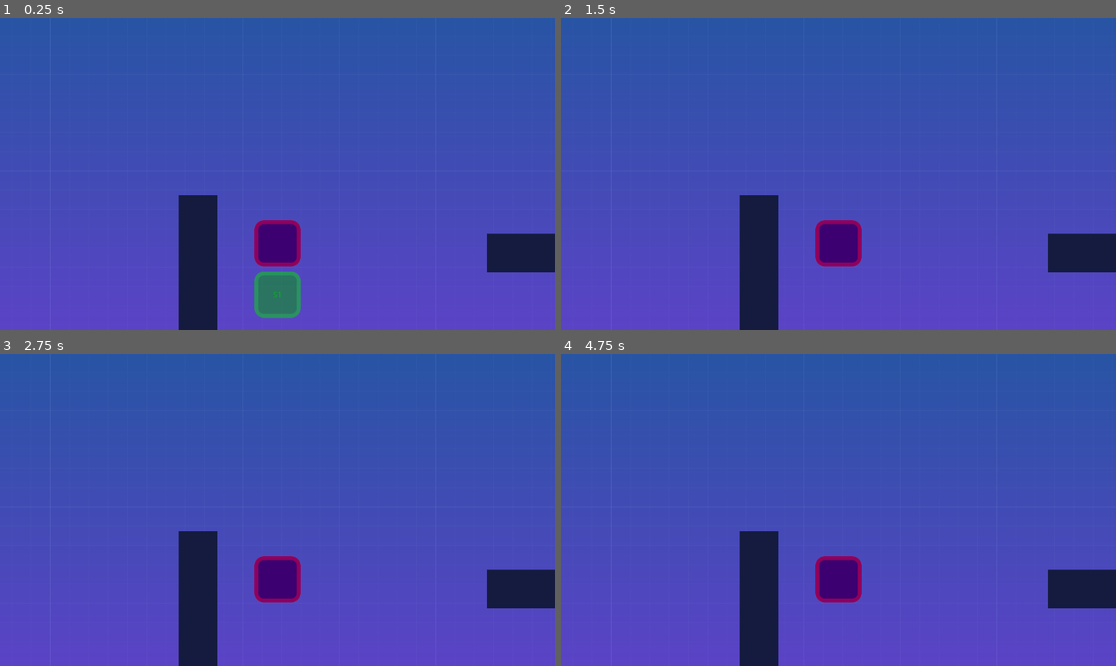
Above: before the commit, frames 1-4 (two rows, left to right).
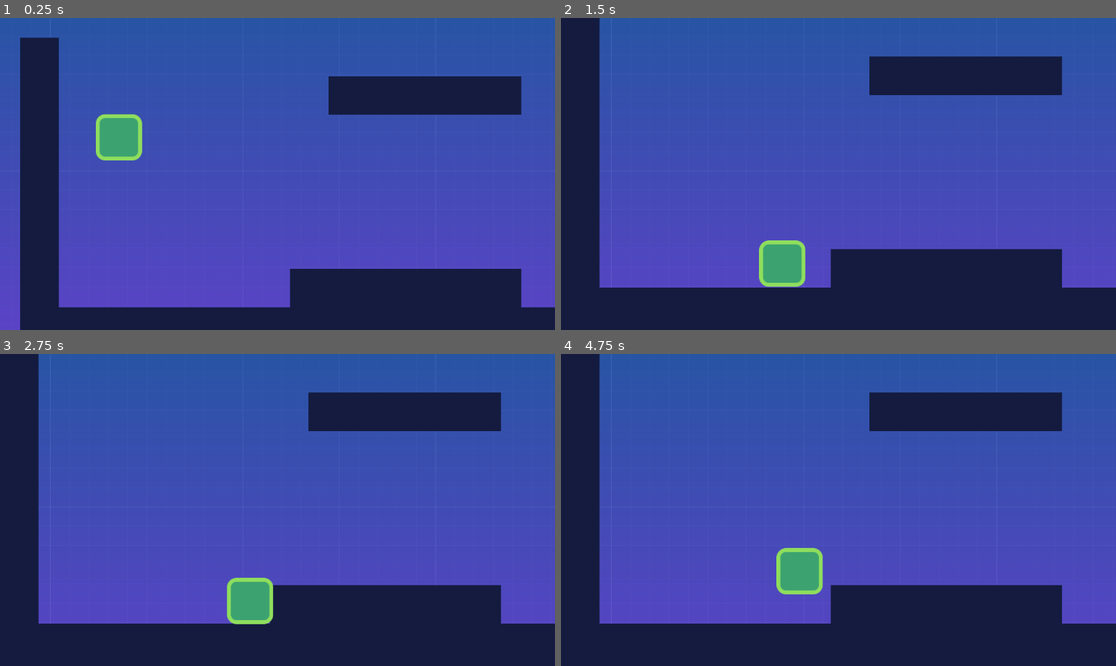
Above: after the commit, the same moments.

Repository: anatolbogun/godot-smoother-node-test-scene
Game: Godot game, scene res://src/Levels/level_template.tscn
The game is run twice, just before and just after one commit, with the same random seed, the same clock (stepped at 60 frames per second) and the same inputs.
Inputs:
- Up to frame 1 (0.25 s): no input
- Up to frame 2 (1.5 s): hold D (move_right) from 0.53 s (still down); tap A (jump) at 0.77 s
- Up to frame 3 (2.75 s): tap A (jump) at 1.52 s; release D (move_right) at 2.03 s
- Up to frame 4 (4.75 s): tap Enter at 2.75 s; hold D (move_right) 2.78-4.28 s; tap A (jump) at 3.02, 3.77, 4.52 s

The runs differ from the first frame. In frame 1, 29% of the frame differs, in the area x 3-100%, y 6-100%; in frame 2, 33%; in frame 3, 33%; in frame 4, 33%, in the area x 0-100%, y 0-100%.
Error after the commit: Trying to assign an array of type "Array" to a variable of type "Array[Node]". (res://src/Levels/smoother.gd:122)

Commit message:
added license, better test setup

Diff:
--- a/src/Levels/level_template.gd
+++ b/src/Levels/level_template.gd
@@ -1,4 +1,4 @@
 extends Node2D
 
 func _ready() -> void:
-	$"NestedTest/Player/Camera2D".limit_right = $TileMap.get_used_rect().end.x * $TileMap.tile_set.tile_size.x
+	$"Player/Camera2D".limit_right = $TileMap.get_used_rect().end.x * $TileMap.tile_set.tile_size.x
--- a/src/Levels/level_template.tscn
+++ b/src/Levels/level_template.tscn
@@ -6,7 +6,6 @@
 [ext_resource type="PackedScene" uid="uid://faaiosn2r65a" path="res://src/Actors/player.tscn" id="2_m8x0h"]
 [ext_resource type="Texture2D" uid="uid://5j6rkt2kpjvg" path="res://assets/background.png" id="2_tevx5"]
 [ext_resource type="PackedScene" uid="uid://dh2f15aydng55" path="res://src/Actors/enemy.tscn" id="3_ehuom"]
-[ext_resource type="Script" path="res://src/Levels/smoother2.gd" id="3_jlqfd"]
 
 [sub_resource type="TileSetAtlasSource" id="TileSetAtlasSource_m7mx0"]
 texture = ExtResource("1_7183e")
@@ -39,14 +38,7 @@
 script = ExtResource("1_jn24k")
 
 [node name="Smoother" type="Node" parent="."]
-process_mode = 4
 script = ExtResource("2_8i7dr")
-
-[node name="Smoother2" type="Node" parent="."]
-process_mode = 4
-script = ExtResource("3_jlqfd")
-recursive = false
-includes = [NodePath("../NestedTest/S2")]
 
 [node name="CanvasLayer" type="CanvasLayer" parent="."]
 layer = -1
@@ -64,37 +56,13 @@
 format = 2
 layer_0/tile_data = PackedInt32Array(0, 2, 0, 65536, 2, 0, 131072, 2, 0, 196608, 2, 0, 262144, 2, 0, 327680, 2, 0, 3932 …(2295 unchanged characters)…
 
-[node name="NestedTest" type="Node" parent="."]
-
-[node name="Player" parent="NestedTest" instance=ExtResource("2_m8x0h")]
-process_mode = 4
+[node name="Player" parent="." instance=ExtResource("2_m8x0h")]
 position = Vector2(205, 148)
 safe_margin = 3.0
 
-[node name="S1" parent="NestedTest" instance=ExtResource("2_m8x0h")]
-modulate = Color(0, 1, 0, 0.501961)
-position = Vector2(205, 148)
-safe_margin = 3.0
+[node name="NestedTest" type="Node" parent="."]
 
-[node name="SmootherCopy" type="Node" parent="NestedTest/S1"]
-process_mode = 4
-script = ExtResource("2_8i7dr")
-recursive = false
-
-[node name="S2" parent="NestedTest" instance=ExtResource("2_m8x0h")]
-process_mode = 4
-modulate = Color(1, 0, 1, 0.501961)
-position = Vector2(205, 148)
-safe_margin = 3.0
-
-[node name="LS" parent="NestedTest" instance=ExtResource("2_m8x0h")]
-process_mode = 4
-modulate = Color(1, 0, 1, 1)
-position = Vector2(205, 148)
-safe_margin = 3.0
-local_smoothed = true
-
-[node name="Enemy" parent="NestedTest" instance=ExtResource("3_ehuom")]
+[node name="Enemy1" parent="NestedTest" instance=ExtResource("3_ehuom")]
 position = Vector2(1344, 556)
 
 [node name="Enemy2" parent="NestedTest" instance=ExtResource("3_ehuom")]
--- a/src/Levels/smoother.gd
+++ b/src/Levels/smoother.gd
@@ -1,26 +1,46 @@
-class_name Smoother extends Node
-
+# MIT License
+#
+# Copyright 2022 Anatol Bogun
+#
+# Permission is hereby granted, free of charge, to any person obtaining a copy of this software and
+# associated documentation files (the "Software"), to deal in the Software without restriction,
+# including without limitation the rights to use, copy, modify, merge, publish, distribute,
+# sublicense, and/or sell copies of the Software, and to permit persons to whom the Software is
+# furnished to do so, subject to the following conditions:
+#
+# The above copyright notice and this permission notice shall be included in all copies or
+# substantial portions of the Software.
+#
+# THE SOFTWARE IS PROVIDED "AS IS", WITHOUT WARRANTY OF ANY KIND, EXPRESS OR IMPLIED, INCLUDING BUT
+# NOT LIMITED TO THE WARRANTIES OF MERCHANTABILITY, FITNESS FOR A PARTICULAR PURPOSE AND
+# NONINFRINGEMENT. IN NO EVENT SHALL THE AUTHORS OR COPYRIGHT HOLDERS BE LIABLE FOR ANY CLAIM,
+# DAMAGES OR OTHER LIABILITY, WHETHER IN AN ACTION OF CONTRACT, TORT OR OTHERWISE, ARISING FROM,
+# OUT OF OR IN CONNECTION WITH THE SOFTWARE OR THE USE OR OTHER DEALINGS IN THE SOFTWARE.
+#
+#
 # NOTES:
 # - By default this node applies to its parent, siblings and recursive children. Nodes that have no
-#   cutom _physics_process code or a position property are automatically ignored.
+#   custom _physics_process code or a position property are automatically ignored.
 # - The most common scenario is to make it a direct child of the root node, e.g. in a level scene.
-#   By default it will then smooth all children and deep nested children in the same scene tree.
+#   By default it will then smooth the parent, all children and deep nested children in the same
+#   scene tree.
 # - If the smoother should be applied to only specific nodes, just select those nodes in the
 #   includes option and disable smooth_parent and recursive, or give each node that should be
 #   smoothed a Smoother node child with the recursive option off.
+# - The excludes option ignores nodes that would otherwise be covered by other Smoother options.
 # - The code will keep this node as the first child of the parent node because its _physics_process
 #   and _process code must be applied before any other nodes.
-# - When smooth_parent is enabled the process_priority will be kept at a lower (i.e. earlier) value
-#   than the parent's
+# - When smooth_parent is enabled the process_priority will be kept at a lower value than the
+#   parent's, i.e. it will be processed earlier.
 # - For easier understanding of the code, consider:
 #	_positions[node][0] is the origin position
 #	_positions[node][1] is the target position
 
 # TO DO:
-# - consider if we need any extra properties such as recursive, includes and excludes (not even sure about the last 2)
-#   e.g. do we need a mode where we don't follow the parent children but only apply includes, i.e. includes only either as an enum mode or a simple bool
 # - may need something similar for rotations, etc. and export vars to include these properties;
 #   need to check what is potentially affected by _physics_process
+class_name Smoother extends Node
+
 
 @export var smooth_parent: = true :
 	set (value):
Not shown: 1 places in src/Levels/level_template.tscn that only renumber resources
